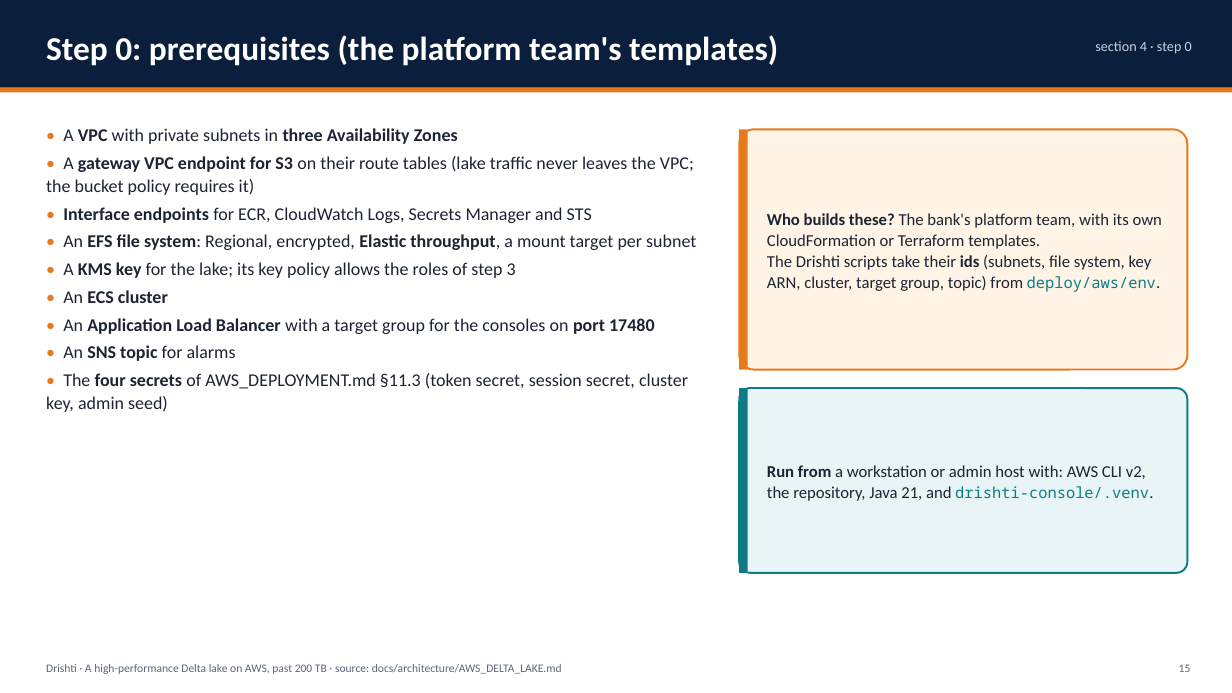
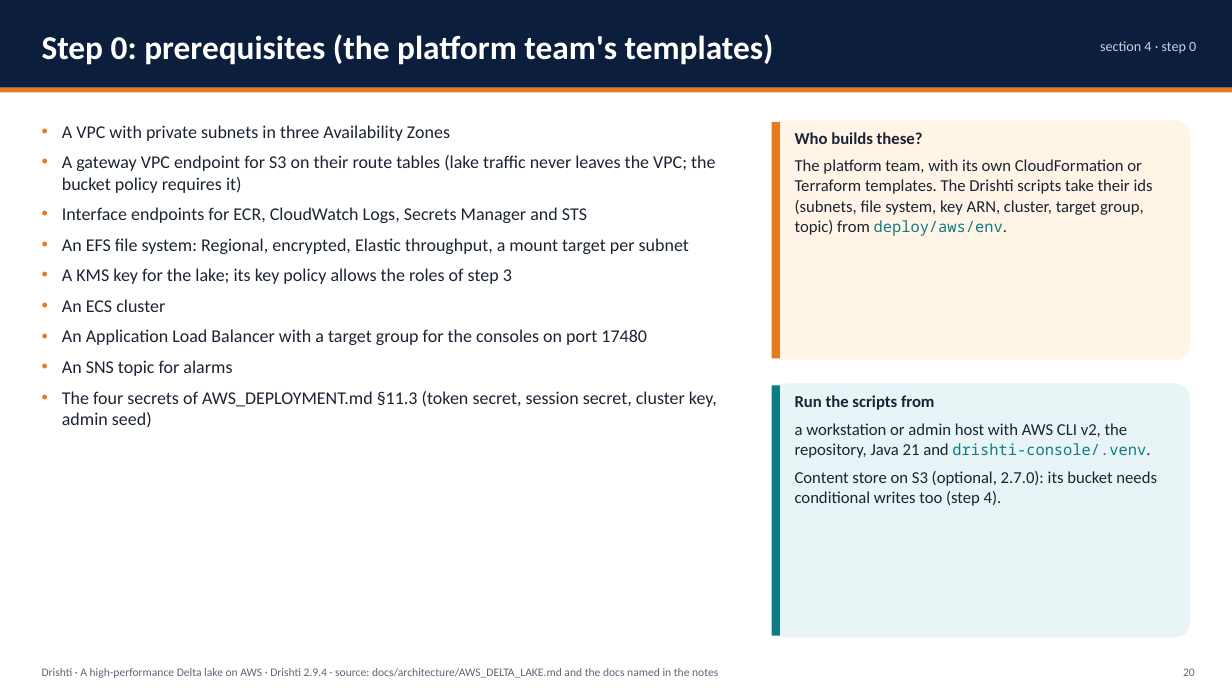
Before and after one commit to ajsinha/drishti, a slide deck: slide 20 of docs/publications/Drishti-AWS-Delta-Lake.pptx (slide 15 before the commit). Drawn at 1232x693 pixels with LibreOffice and Linux fonts; fonts in the diff are those of the drawing. Boxes give left, top, right and bottom in pixels: in the first picture for what was removed or moved away, otherwise in the second. Text is boxed around its words. In the diff, an @@ line names an element or a change of style, - is before the commit and + after.

Commit message:
The Design and Evidence deck (72 slides, was 48) and the AWS Delta Lake deck (103 slides, was 72) rewritten for 2.9.4: what 2.6.5 to 2.9.4 added, the evidence recounted (4,761 Java tests, the drill, benchmarks), the risk lake, JSON Lines, S3, bank scale, Delta or Iceberg above storage, each item built, designed or proposed; PDFs beside them

```diff
--- a/docs/publications/Drishti-AWS-Delta-Lake.pptx
+++ b/docs/publications/Drishti-AWS-Delta-Lake.pptx
@@ text "Step 0: prerequisites (the platform ..." at [42, 34, 774, 65]: line spacing 1.05 to 1; more space between paragraphs @@
@@ text "section 4 · step 0" at [1100, 41, 1196, 53]: line spacing 1.05 to 1; more space between paragraphs @@
@@ text at [62, 125, 717, 427]: text changed @@
-• A VPC with private subnets in three Availability Zones
-• A gateway VPC endpoint for S3 on their route tables (lake traffic never leaves the VPC; the bucket policy requires it)
-• Interface endpoints for ECR, CloudWatch Logs, Secrets Manager and STS
-• An EFS file system: Regional, encrypted, Elastic throughput, a mount target per subnet
-• A KMS key for the lake; its key policy allows the roles of step 3
-• An ECS cluster
-• An Application Load Balancer with a target group for the consoles on port 17480
-• An SNS topic for alarms
-• The four secrets of AWS_DEPLOYMENT.md §11.3 (token secret, session secret, cluster key, admin seed)
+• A VPC with private subnets in three Availability Zones
+• A gateway VPC endpoint for S3 on their route tables (lake traffic never leaves the VPC; the bucket policy requires it)
+• Interface endpoints for ECR, CloudWatch Logs, Secrets Manager and STS
+• An EFS file system: Regional, encrypted, Elastic throughput, a mount target per subnet
+• A KMS key for the lake; its key policy allows the roles of step 3
+• An ECS cluster
+• An Application Load Balancer with a target group for the consoles on port 17480
+• An SNS topic for alarms
+• The four secrets of AWS_DEPLOYMENT.md §11.3 (token secret, session secret, cluster key, admin seed)
@@ rectangle: place and size @@
-rectangle at [739, 129, 748, 370]
+rectangle at [772, 122, 780, 359]
@@ rounded rectangle: place and size @@
-rounded rectangle at [739, 129, 1188, 370]
+rounded rectangle at [772, 120, 1190, 360]
@@ rounded rectangle at [772, 120, 1190, 360]: outline #E87A1E 1.5 pt to none @@
@@ text at [795, 132, 1153, 236]: text changed @@
-Who builds these? The bank's platform team, with its own CloudFormation or Terraform templates.
-The Drishti scripts take their ids (subnets, file system, key ARN, cluster, target group, topic) from deploy/aws/env.
+Who builds these?
+The platform team, with its own CloudFormation or Terraform templates. The Drishti scripts take their ids (subnets, file system, key ARN, cluster, target group, topic) from deploy/aws/env.
@@ text "Who builds these?" at [795, 132, 1153, 236]: vertical alignment middle to top @@
@@ rectangle: place and size @@
-rectangle at [739, 388, 748, 573]
+rectangle at [772, 385, 780, 636]
@@ rounded rectangle: place and size @@
-rounded rectangle at [739, 388, 1188, 573]
+rounded rectangle at [772, 384, 1190, 638]
@@ rounded rectangle at [772, 384, 1190, 638]: outline #0E7C86 1.5 pt to none @@
@@ text "Run the scripts from" at [795, 395, 1157, 506]: vertical alignment middle to top @@
@@ text at [795, 395, 1157, 506]: text changed @@
-Run from a workstation or admin host with: AWS CLI v2, the repository, Java 21, and drishti-console/.venv.
+Run the scripts from
+a workstation or admin host with AWS CLI v2, the repository, Java 21 and drishti-console/.venv.
+Content store on S3 (optional, 2.7.0): its bucket needs conditional writes too (step 4).
@@ text "Drishti · A high-performance Delta ..." at [42, 668, 718, 678]: vertical alignment top to middle @@
@@ text "20" at [1183, 668, 1195, 676]: vertical alignment top to middle @@
@@ text at [42, 668, 718, 678]: text changed @@
-Drishti · A high-performance Delta lake on AWS, past 200 TB · source: docs/architecture/AWS_DELTA_LAKE.md
+Drishti · A high-performance Delta lake on AWS · Drishti 2.9.4 · source: docs/architecture/AWS_DELTA_LAKE.md and the docs named in the notes
@@ text at [1183, 668, 1195, 676]: text changed @@
-15
+20
```
Also in this commit, not shown: 67 other slides changed, 35 slides added, 4 slides removed, 3 other files.
